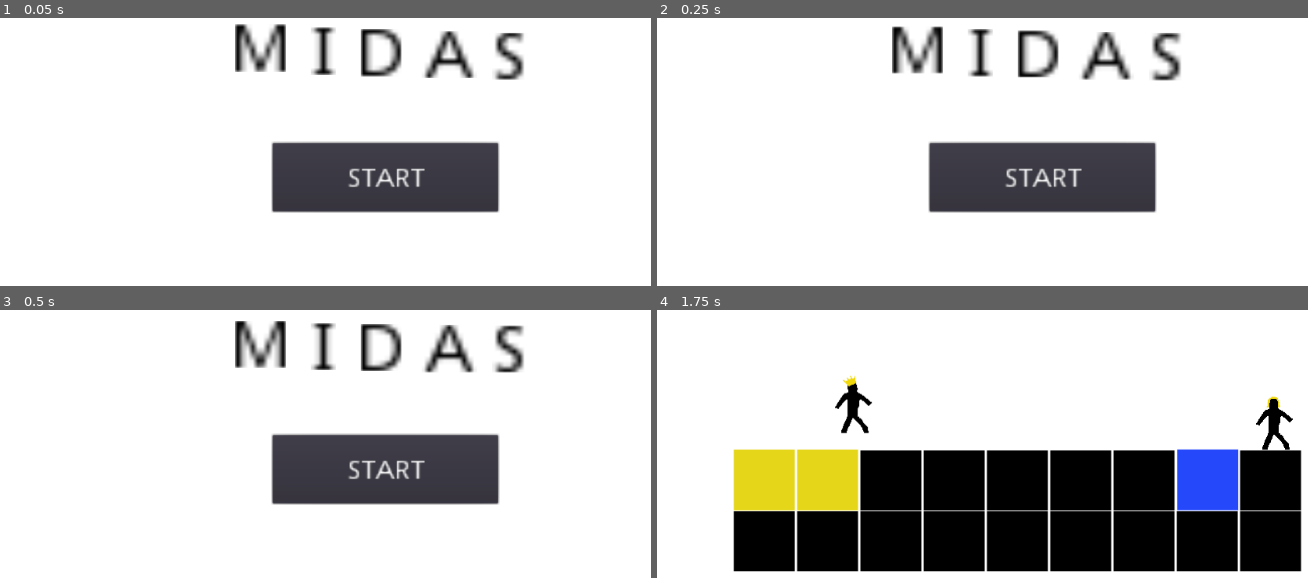
Above: before the commit, frames 1-4 (two rows, left to right).
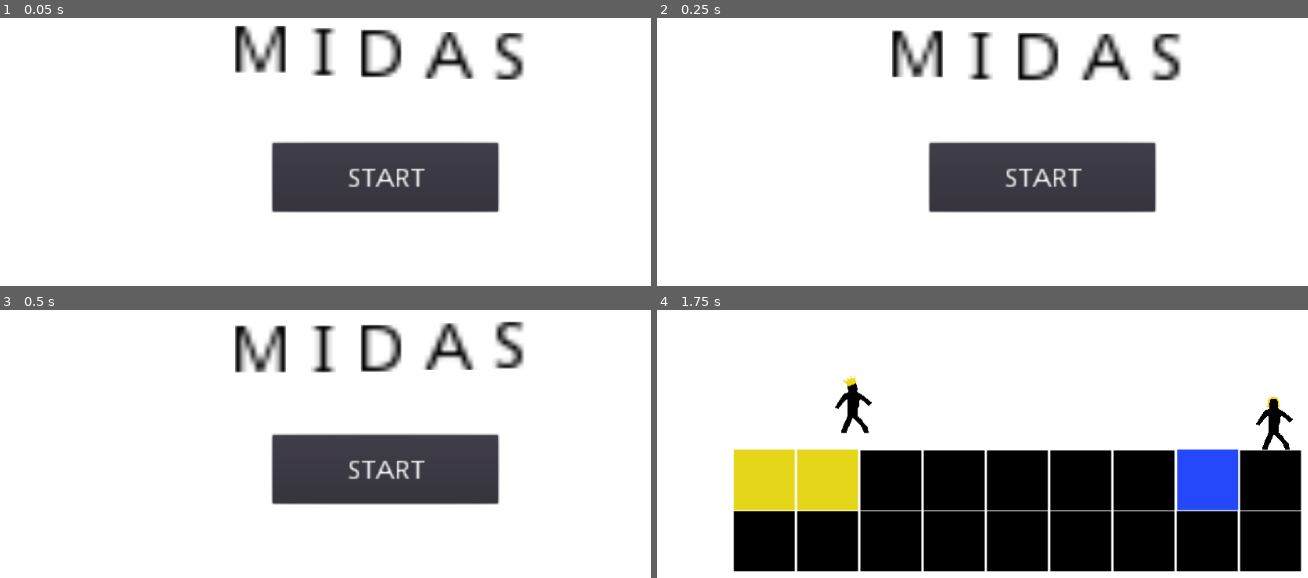
Above: after the commit, the same moments.

Repository: meburns/midas
Game: Godot game, scene res://src/Menu.tscn
Two runs of this game, one before a commit and one after it. Both use one fixed random seed, a clock stepped at 60 frames per second and the inputs below.
Inputs:
- Up to frame 1 (0.05 s): no input
- Up to frame 2 (0.25 s): no input
- Up to frame 3 (0.5 s): no input
- Up to frame 4 (1.75 s): click "START" at 0.5 s; tap Enter at 1.25 s; hold Right (move_right) from 1.28 s (still down); tap R (refresh) at 1.35 s; tap Space (jump) at 1.52 s

The runs differ from the first frame. In frame 1, 0.4% of the frame differs, in the area x 36-73%, y 2-23%; in frame 2, 1.5%; in frame 3, 2.0%, in the area x 36-81%, y 4-24%; in frame 4, nothing differs.

Commit message:
Change text wave freq

Diff:
--- a/src/Menu.tscn
+++ b/src/Menu.tscn
@@ -50,7 +50,7 @@
 custom_colors/default_color = Color( 0, 0, 0, 1 )
 bbcode_enabled = true
 bbcode_text = "
-[fill][wave freq=1]M I D A S[/wave][/fill]"
+[fill][wave freq=3]M I D A S[/wave][/fill]"
 text = "
 M I D A S"
 __meta__ = {
